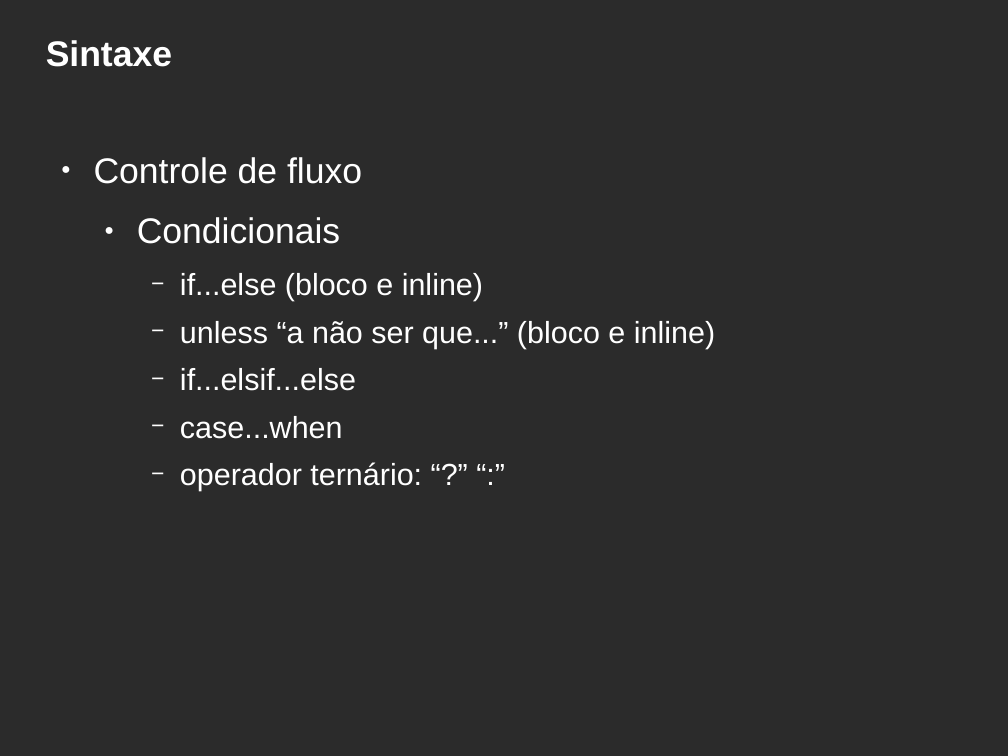
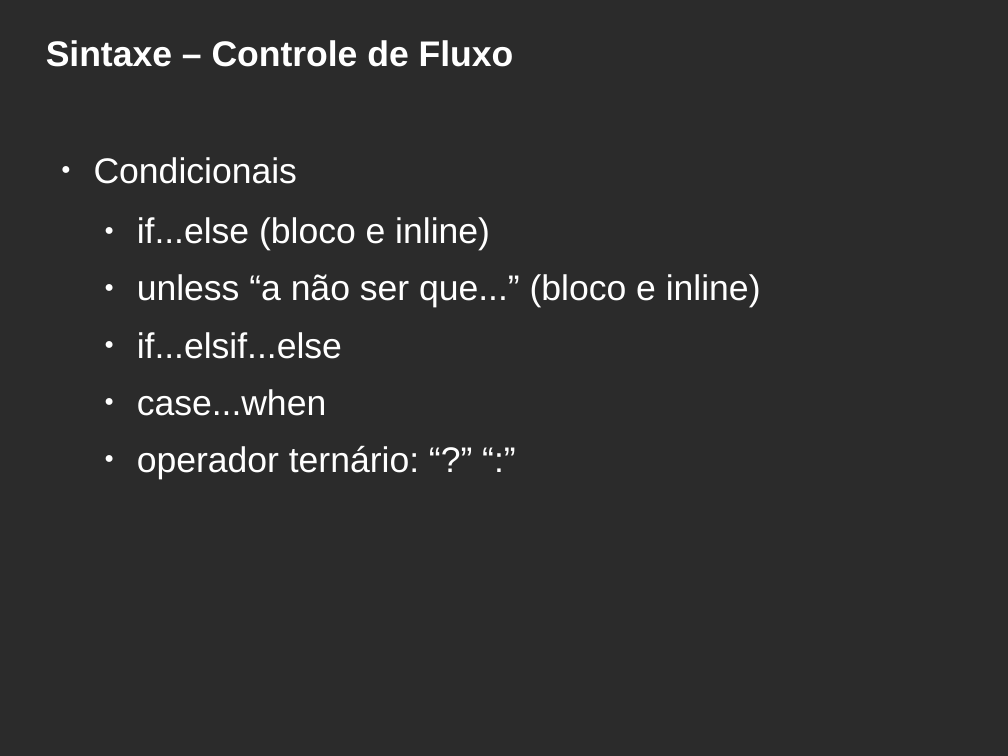
Before and after one commit to hbobenicio/ruby-examples, a slide deck: slide 18 of apresentacao-ruby.odp (slide 16 before the commit). Drawn at 1008x756 pixels with LibreOffice and Linux fonts; fonts in the diff are those of the drawing; background and template pictures are left out; a plain dark background stands for a picture behind light text. Boxes give left, top, right and bottom in pixels: in the first picture for what was removed or moved away, otherwise in the second. Text is boxed around its words. In the diff, an @@ line names an element or a change of style, - is before the commit and + after.

```diff
--- a/apresentacao-ruby.odp
+++ b/apresentacao-ruby.odp
@@ title at <box>46,40,514,67</box>: text changed @@
-Sintaxe
+Sintaxe – Controle de Fluxo
@@ text "Condicionais" at <box>94,157,761,479</box>: size 24 to 28 pt; list level 2 to 1 in "Condicionais"; bullet − to ●; list level 3 to 2 in "if...else (bloco e inline)"; list level 3 to 2 in "unless “a não ser que...” ..."; list level 3 to 2 in "if...elsif...else"; list level 3 to 2 in "case...when"; list level 3 to 2 in "operador ternário: “?” “:”" @@
@@ text at <box>94,157,362,184</box>: paragraph removed @@
-● Controle de fluxo
```
Also in this commit, not shown: 8 other slides changed, 2 slides added, 3 other files.
